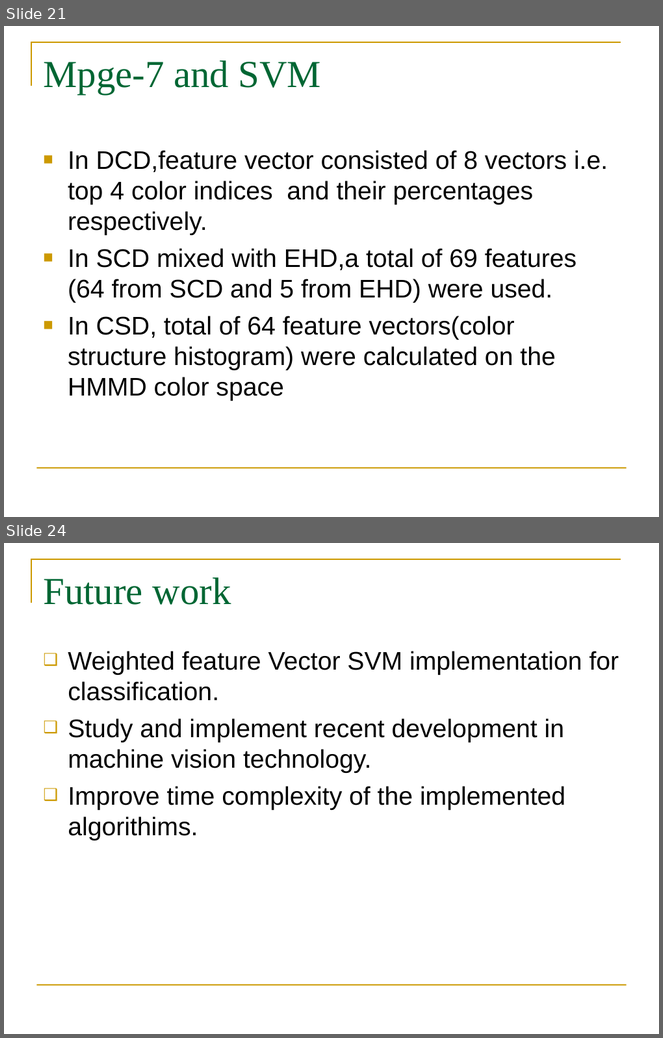
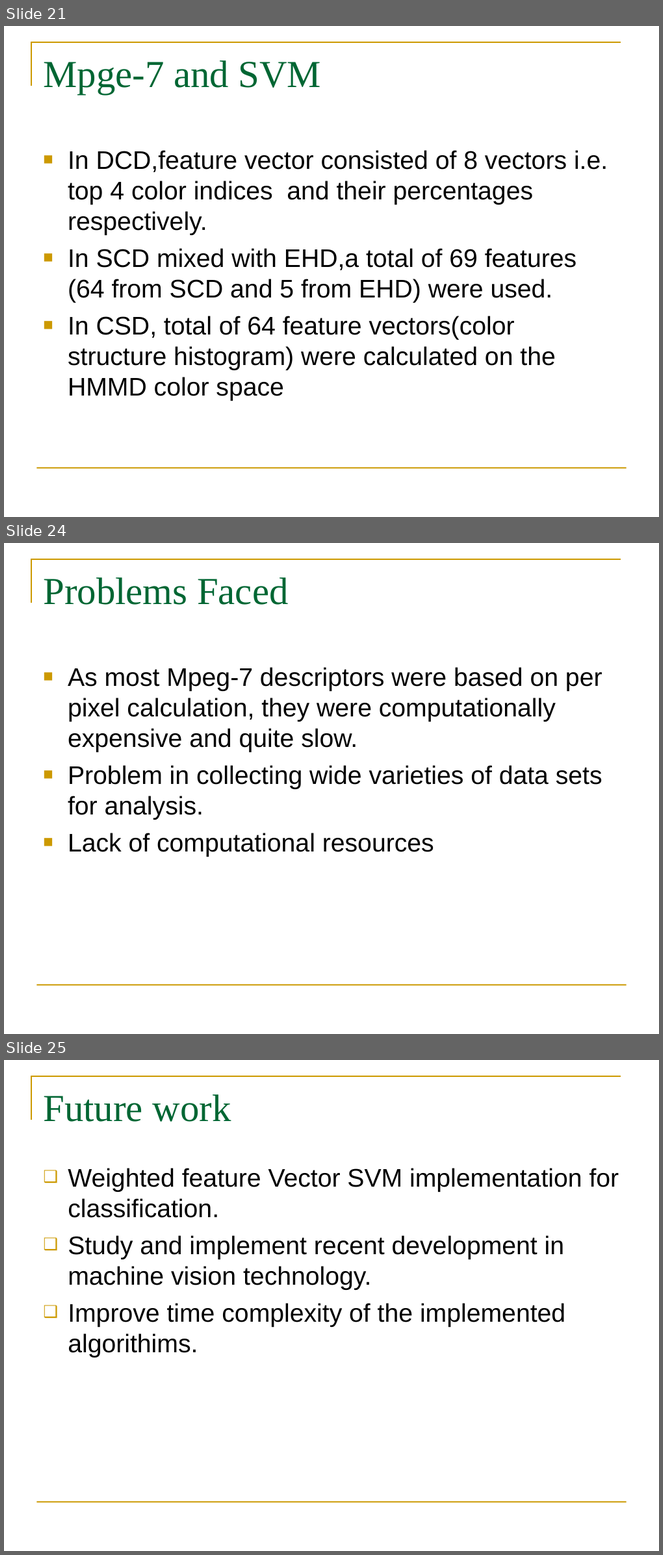
Before and after one commit to birusainju/adultimagedetection, a slide deck: Final Presentation.ppt. Shown one above the other, each under a label of ours: slides 21 and 24 before the commit, slides 21, 24 and 25 after it; the slides between them are not shown. The pictures are 663x1038 and 663x1555 pixels, drawn with LibreOffice and Linux fonts; fonts in the diff are those of the drawing. Boxes give left, top, right and bottom in pixels: in the first picture for what was removed or moved away, otherwise in the second. Text is boxed around its words. In the diff, an @@ line names an element or a change of style, - is before the commit and + after.

```diff
--- a/Final Presentation.ppt
+++ b/Final Presentation.ppt
@@ slide 24 added at <box>4,543,659,1034</box>, background #FFFFFF; not listed: 2 template elements that a slide beside it also shows @@
@@ title added at <box>43,577,288,605</box>, 42 pt, text #006633 @@
+Problems Faced
@@ text added at <box>68,667,603,857</box>, 28 pt, text #000000 @@
+■ As most Mpeg-7 descriptors were based on per pixel calculation, they were computationally expensive and quite slow.
+■ Problem in collecting wide varieties of data sets for analysis.
+■ Lack of computational resources
@@ what was slide 24 is now slide 25 @@
```
Also in this commit, not shown: 1 slide changed.
